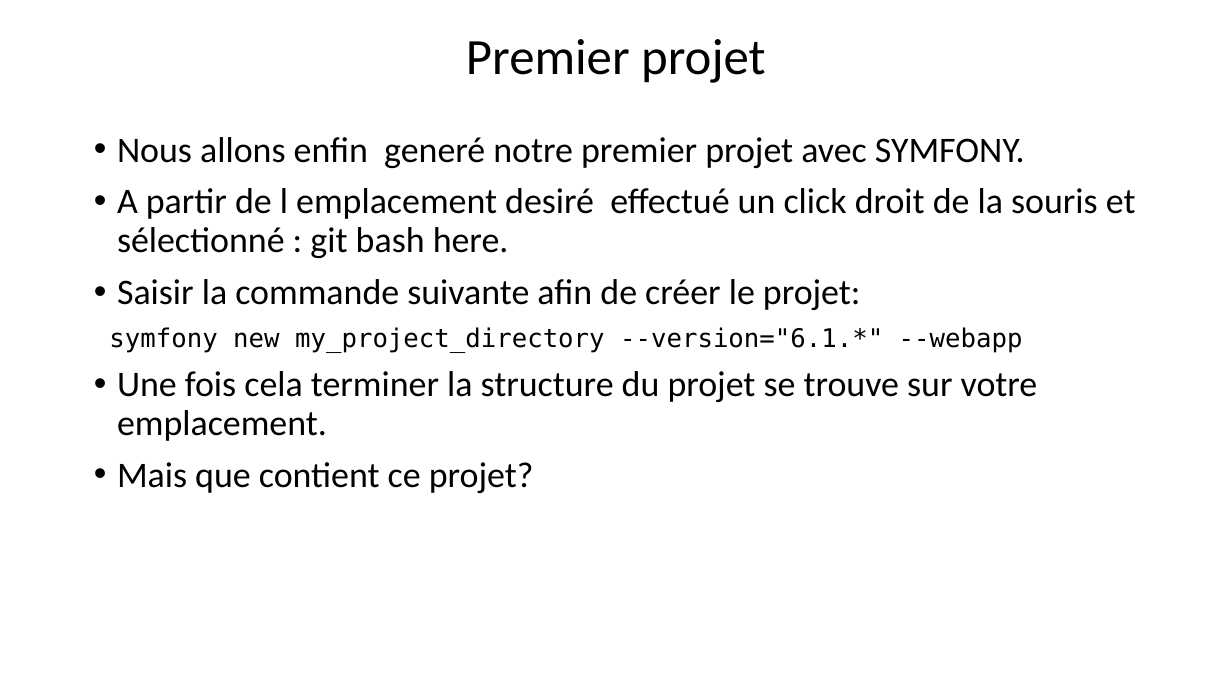
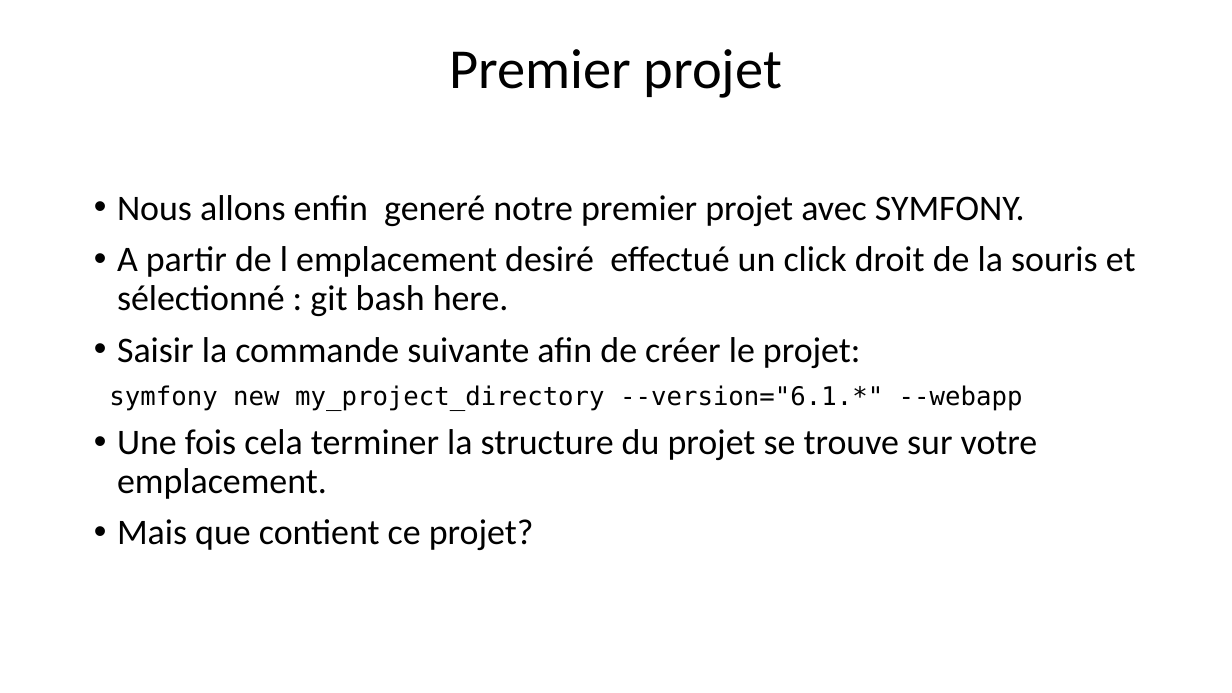
Before and after one commit to Philippe-Da-Costa/PowerPoint, a slide deck: slide 11 of presentation/Qu’est ce que SYMFONY.pptx. Drawn at 1232x693 pixels with LibreOffice and Linux fonts; fonts in the diff are those of the drawing. Boxes give left, top, right and bottom in pixels: in the first picture for what was removed or moved away, otherwise in the second. Text is boxed around its words. In the diff, an @@ line names an element or a change of style, - is before the commit and + after.

```diff
--- a/presentation/Qu’est ce que SYMFONY.pptx
+++ b/presentation/Qu’est ce que SYMFONY.pptx
@@ title "Premier projet" at [449,49,782,98]: size 39.6 to 44 pt @@
@@ text "Nous allons enfin generé notre ...": place and size @@
-text "Nous allons enfin generé notre ..." at [109,137,1136,493]
+text "Nous allons enfin generé notre ..." at [109,195,1136,550]
```
Also in this commit, not shown: 1 slide added, 1 other file.
